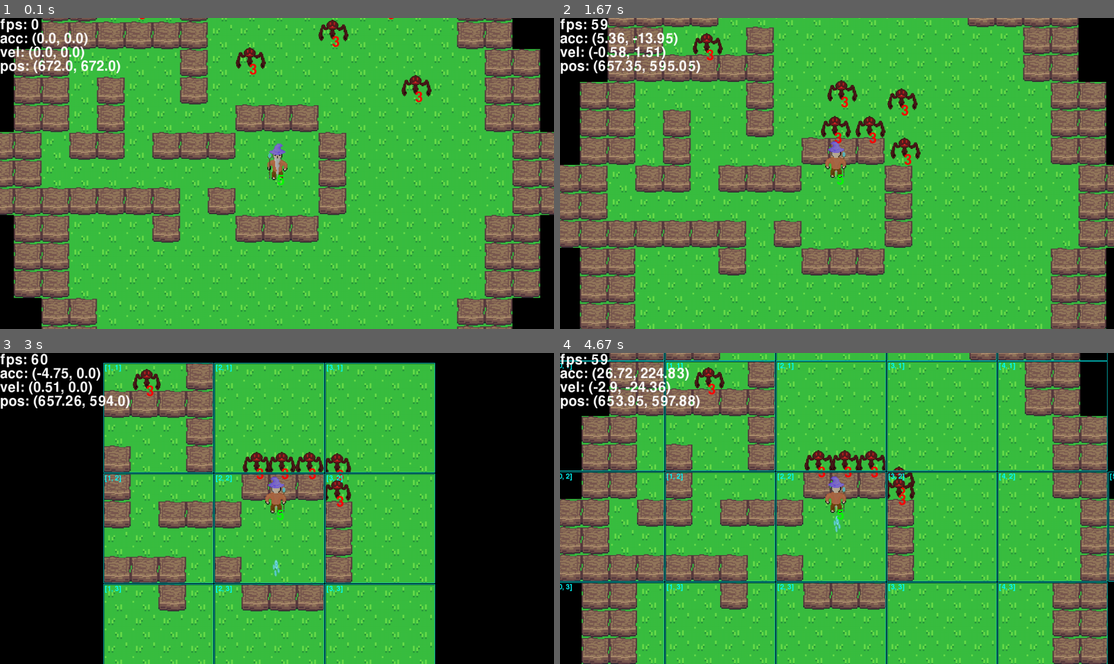
Above: before the commit, frames 1-4 (two rows, left to right).
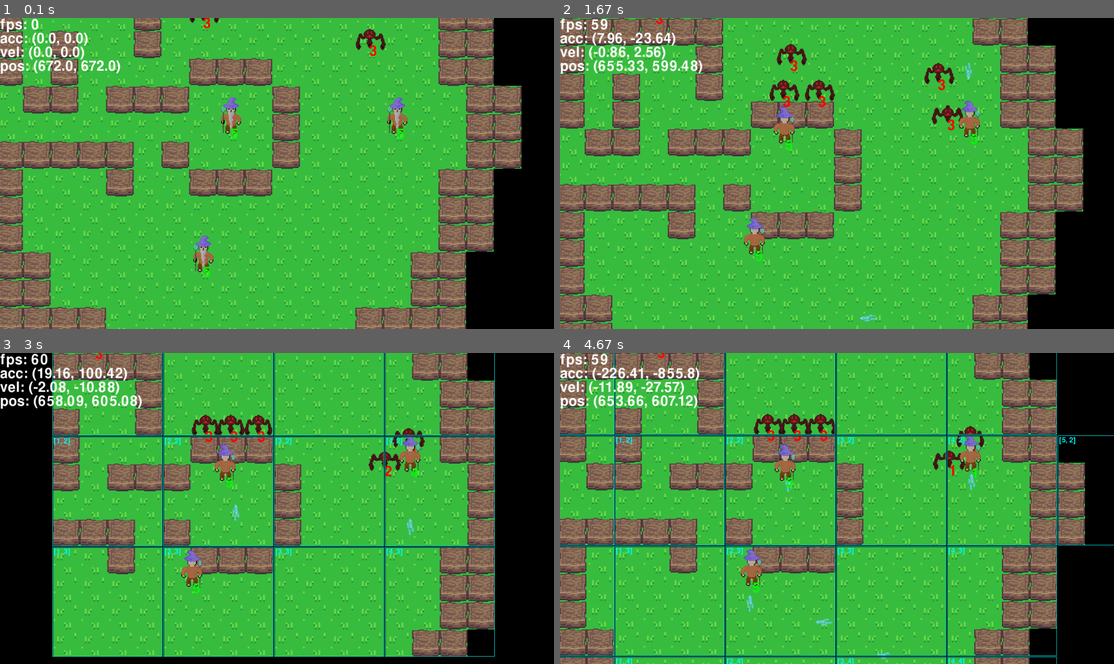
Above: after the commit, the same moments.

Repository: TheCreeper669/Projet_ISN
Game: pygame game, started from __main__.py
Same seed, same stepped clock (60 frames per second), same inputs: the game is played once before the commit and once after it.
Inputs:
- Up to frame 1 (0.1 s): no input
- Up to frame 2 (1.67 s): hold W 0.33-0.8 s; hold Right 0.33-0.8 s; hold Right 0.83-1.3 s; hold Up 1.33-1.63 s
- Up to frame 3 (3 s): hold Right 1.67-2.13 s; tap J at 1.73, 2.03, 2.23, 2.53, 2.8 s; hold Left 2.17-2.7 s; tap K at 2.32 s; hold Down from 2.73 s (still down)
- Up to frame 4 (4.67 s): release Down at 3.03 s; hold Left 3.07-3.47 s; tap J at 3.13, 3.43, 3.57, 3.97, 4.27, 4.63 s; hold Up 3.5-3.87 s; tap K at 3.65 s; hold Right 3.9-4.53 s; hold Down from 4.57 s (still down)

The runs differ from the first frame. In frame 1, 52% of the frame differs, in the area x 0-100%, y 0-100%; in frame 2, 56%; in frame 3, 49%; in frame 4, 60%.

Commit message:
add team and multiple players

Diff:
--- a/data/maps/maze.map
+++ b/data/maps/maze.map
@@ -8,12 +8,12 @@
  fW-W--W-------s--Wf
  fW-W----WWW------Wf
 fW-WW-WWW---W------Wf
-fW--------p-W------Wf
+fW--------p-W---p--Wf
 fWWWWWW-W---W------Wf
  fW---W--WWW------Wf
  fW---------------Wf
  fW---------------Wf
-  fW-------------Wf
+  fW-----p-------Wf
   fW-------------Wf
   fWWW---------WWWf
    fffWWW---WWWfff
--- a/entities/base/entity.py
+++ b/entities/base/entity.py
@@ -6,9 +6,11 @@
 from entities.base.display import Display
 
 class Entity(Sprite):
-	def __init__(self, game, submap, pos):
+	def __init__(self, game, submap, pos, team):
 		Sprite.__init__(self, game, pos, submap)
 		self.game.groups["entities"].add(self)
+		self.team = team
+		self.team.add(self)
 		self.acc = vec(0)
 		self.vel = vec(0)
 		self.friction_coef = 0
--- a/entities/mob.py
+++ b/entities/mob.py
@@ -5,7 +5,7 @@
 
 class Spider(entities.Entity):
 	def __init__(self, game, submap, pos):
-		entities.Entity.__init__(self, game, submap, pos)
+		entities.Entity.__init__(self, game, submap, pos, game.groups["team_mobs"])
 		self.game.groups["mobs"].add(self)
 		self.image = entities.Anim(self.game, DIR_IMAGE_ENTITIES + "spider/", (self.game.tile_size * 3 / 2, self.game.tile_size * 3 / 2))
 		self.hitbox = entities.Hitbox(self, (1 / 2, 3 / 5), (3 / 5, 2 / 7), color= RED)
@@ -16,26 +16,36 @@
 		self.attack_range = self.game.tile_size
 		self.attacking = False
 		self.moving = False
+		self.target = None
 		self.life = 3
 		self.life_display_color = RED
 
 	def update(self):
 		self.attacking = False
-		self.moving = False
-		to_player = self.game.player.pos - self.pos
-		len_to_player = to_player.length()
-		if len_to_player <= self.attack_range:
-			self.attacking = True
-		elif len_to_player <= self.follow_range:
-			self.moving = True
-			self.attacking = False
-			to_player.scale_to_length(self.force_coef)
-			self.forces += to_player
+		self.traget = None
+		to_target = vec(0)
+		len_to_target = float("+inf")
+		for player in self.game.groups["players"]:
+			to_player = player.pos - self.pos
+			len_to_player = to_player.length()
+			if len_to_player <= self.attack_range:
+				self.target = player
+				self.attacking = True
+				self.target = player
+				break
+			elif len_to_player <= self.follow_range and len_to_player < len_to_target and to_player != vec(0):
+				self.target = player
+				to_target = to_player
+				len_to_target = len_to_player
+		self.moving = self.target is not None and not self.attacking
+		if self.moving:
+			to_target.scale_to_length(self.force_coef)
+			self.forces += to_target
 		entities.Entity.update(self)
 		self.life_display.update(self.pos, self.life)
 		self.image.update(True, [self.moving, self.attacking])
 		if self.attacking and self.image.counter == 0:
-			self.attack(self.game.player)
+			self.attack(self.target)
 
 	def collide(self, other):
 		entities.Entity.collide(self, other)
--- a/entities/player.py
+++ b/entities/player.py
@@ -6,10 +6,8 @@
 
 class Player(entities.Entity):
 	def __init__(self, game, submap, pos):
-		entities.Entity.__init__(self, game, submap, pos)
+		entities.Entity.__init__(self, game, submap, pos, game.groups["team_players"])
 		self.game.groups["players"].add(self)
-		self.game.player = self
-		#self.image = entities.Image(pgp.pg.transform.scale(pgp.pg.image.load(DIR_IMAGE_ENTITIES + "player.png"), (self.game.tile_size * 2, self.game.tile_size * 2)))
 		self.image = entities.Anim(self.game, DIR_IMAGE_ENTITIES + "player/", (self.game.tile_size * 2, self.game.tile_size * 2))
 		self.hitbox = entities.Hitbox(self, (1 / 2, 5 / 7), (2 / 7, 2 / 7), color= RED)
 		self.motion_orientation = vec(0)
@@ -29,7 +27,7 @@
 		self.weapon_orientation = entities.get_orientation(self.game.keys, self.game.keyboard, *K_WEAPON)
 		if self.weapon_cooldown > 0:
 			self.weapon_cooldown -= 1
-		elif self.weapon_cooldown == 0 and self.weapon_orientation != vec(0):
+		elif self.weapon_cooldown == 0 and self.weapon_orientation != vec(0) and self.submap is not None:
 			IceSpell(self)
 
 	def draw(self, surface, rpos):
@@ -38,4 +36,5 @@
 
 	def kill(self):
 		entities.Entity.kill(self)
-		self.game.gameover()
+		if len(self.game.groups["players"].sprites()) == 0:
+			self.game.gameover()
--- a/entities/spell.py
+++ b/entities/spell.py
@@ -4,7 +4,7 @@
 
 class IceSpell(entities.Entity):
 	def __init__(self, owner):
-		entities.Entity.__init__(self, owner.game, owner.submap, owner.pos)
+		entities.Entity.__init__(self, owner.game, owner.submap, owner.pos, owner.team)
 		self.game.groups["spells"].add(self)
 		self.owner = owner
 		self.motion_orientation = vec(self.owner.weapon_orientation)
@@ -36,6 +36,6 @@
 
 	def collide(self, other):
 		entities.Entity.collide(self, other)
-		if other is not self.owner and ((not hasattr(other, "owner")) or self.owner is not other.owner):
+		if other not in self.team:
 			self.attack(other)
 			self.kill()
--- a/game.py
+++ b/game.py
@@ -26,6 +26,7 @@
 		self.groups = [
 			"all", "sprites", "obstacles", "entities", "submaps",
 			"displays", "fix_displays", "hitboxs", "fakewalls",
+			"team_players", "team_mobs",
 			"players", "mobs", "walls", "spells"
 		]
 
@@ -54,27 +55,26 @@
 
 		self.draw_order = [ self.groups[s] for s in self.draw_order ]
 
-		self.player = None
 		self.framerate_display = entities.FixDisplay(self, lambda game: "fps: " + str(int(game.clock.get_fps())), WHITE, (0, 0))
 		self.acc_display = entities.FixDisplay(	self,
 														lambda game: "acc: {}".format((
-															round(game.player.acc.x, 2),
-															round(game.player.acc.y, 2)
-														) if game.player is not None else None),
+															round(game.groups["players"].sprites()[0].acc.x, 2),
+															round(game.groups["players"].sprites()[0].acc.y, 2)
+														) if len(game.groups["players"].sprites()) > 0 else None),
 														WHITE,
 														(0, 32))
 		self.vel_display = entities.FixDisplay(	self,
 														lambda game: "vel: {}".format((
-															round(game.player.vel.x, 2),
-															round(game.player.vel.y, 2)
-														) if game.player is not None else None),
+															round(game.groups["players"].sprites()[0].vel.x, 2),
+															round(game.groups["players"].sprites()[0].vel.y, 2)
+														) if len(game.groups["players"].sprites()) > 0 else None),
 														WHITE,
 														(0, 32 * 2))
 		self.pos_display = entities.FixDisplay(	self,
 														lambda game: "pos: {}".format((
-															round(game.player.pos.x, 2),
-															round(game.player.pos.y, 2)
-														) if game.player is not None else None),
+															round(game.groups["players"].sprites()[0].pos.x, 2),
+															round(game.groups["players"].sprites()[0].pos.y, 2)
+														) if len(game.groups["players"].sprites()) > 0 else None),
 														WHITE,
 														(0, 32 * 3))
 
--- a/map.py
+++ b/map.py
@@ -168,6 +168,24 @@
 
 
 
+class Center(entities.Sprite):
+	def __init__(self, game, group, speed= 1):
+		entities.Sprite.__init__(self, game, vec(0))
+		self.group = group
+		self.speed = speed
+		for sprite in self.group:
+			self.pos += sprite.pos
+		if len(self.group.sprites()) > 0:
+			self.pos /= len(self.group.sprites())
+
+	def update(self):
+		self.pos *= self.speed
+		for sprite in self.group:
+			self.pos += sprite.pos
+		self.pos /= (len(self.group.sprites()) + self.speed)
+
+
+
 class Follower(entities.Sprite):
 	def __init__(self, game, entity, size):
 		entities.Sprite.__init__(self, game, vec(0))
@@ -189,10 +207,10 @@
 		with open(DIR_MAPS + self.name + EXT_MAP, mode= "r", encoding= "utf-8") as tilemap:
 			self.lines = tilemap.read().split("\n")
 		self.create_submaps()
-		self.entity = self.game.player
-		self.rpos = self.entity.pos - vec(self.game.res) / 2
-		self.on_screen_follower = Follower(self.game, self.entity, vec(self.game.on_screen).elementwise() + self.game.tile_size * self.game.submap_size * 2)
-		self.alive_follower = Follower(self.game, self.entity, vec(self.game.on_screen).elementwise() + self.game.tile_size * self.game.submap_size * self.game.off_screen_alive * 2)
+		self.center = Center(self.game, self.game.groups["players"], 8)
+		self.rpos = self.center.pos - vec(self.game.res) / 2
+		self.on_screen_follower = Follower(self.game, self.center, vec(self.game.on_screen).elementwise() + self.game.tile_size * self.game.submap_size * 2)
+		self.alive_follower = Follower(self.game, self.center, vec(self.game.on_screen).elementwise() + self.game.tile_size * self.game.submap_size * self.game.off_screen_alive * 2)
 		self.on_screen = pgp.pg.sprite.Group()
 		self.alive = pgp.pg.sprite.Group()
 		self.dead = self.game.groups["submaps"].copy()
@@ -267,6 +285,7 @@
 			submap.link()
 
 	def update(self):
+		self.center.update()
 		self.on_screen_follower.update()
 		self.alive_follower.update()
 		self.update_submaps_groups()
@@ -274,7 +293,7 @@
 		self.alive.update()
 
 	def draw(self, surface):
-		self.rpos = self.entity.pos - vec(self.game.res) / 2
+		self.rpos = self.center.pos - vec(self.game.res) / 2
 		for submap in self.on_screen:
 			submap.draw(surface, self.rpos)
 		for submap in self.on_screen:
Binary file added: data/images/raw/esteban/mur.png
